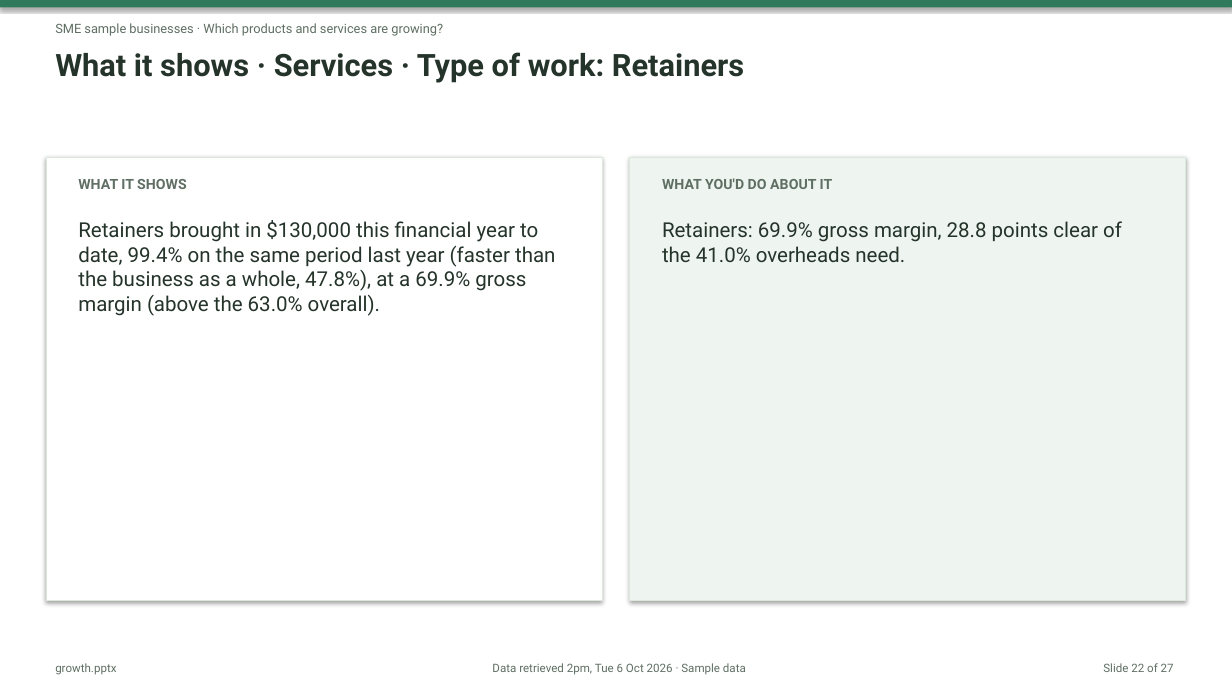
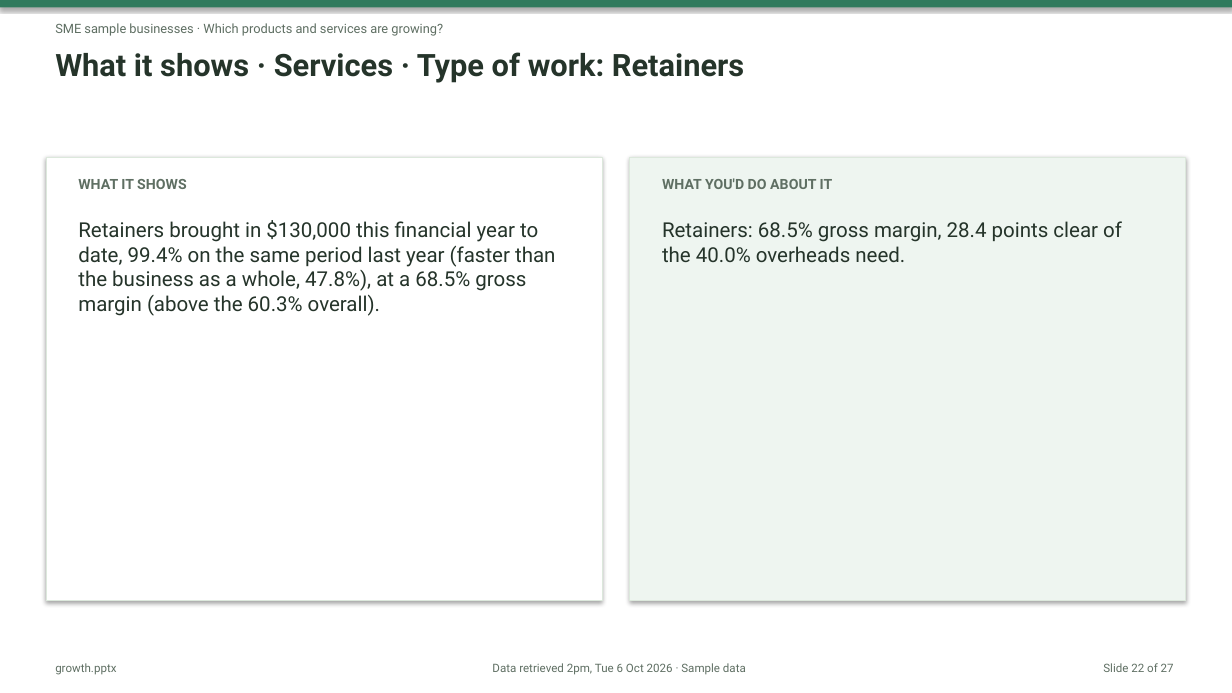
Before and after one commit to nnbooth/3sheets, a slide deck: slide 22 of media/exports/reports/2026-10/growth.pptx. Drawn at 1232x693 pixels with LibreOffice and Linux fonts; fonts in the diff are those of the drawing. Boxes give left, top, right and bottom in pixels: in the first picture for what was removed or moved away, otherwise in the second. Text is boxed around its words. In the diff, an @@ line names an element or a change of style, - is before the commit and + after.

```diff
--- a/media/exports/reports/2026-10/growth.pptx
+++ b/media/exports/reports/2026-10/growth.pptx
@@ text at (x1=78, y1=220, x2=555, y2=316): text changed @@
-Retainers brought in $130,000 this financial year to date, 99.4% on the same period last year (faster than the business as a whole, 47.8%), at a 69.9% gross margin (above the 63.0% overall).
+Retainers brought in $130,000 this financial year to date, 99.4% on the same period last year (faster than the business as a whole, 47.8%), at a 68.5% gross margin (above the 60.3% overall).
@@ text at (x1=662, y1=221, x2=1122, y2=262): text changed @@
-Retainers: 69.9% gross margin, 28.8 points clear of the 41.0% overheads need.
+Retainers: 68.5% gross margin, 28.4 points clear of the 40.0% overheads need.
```
Also in this commit, not shown: 10 other slides changed, 44 other files.
